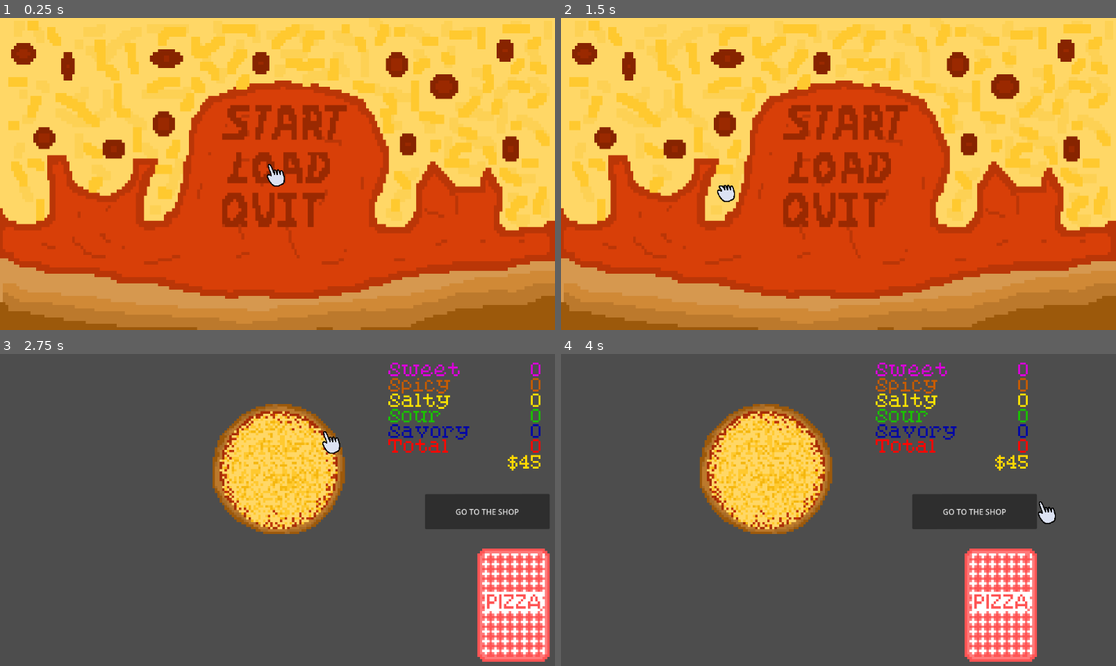
Above: before the commit, frames 1-4 (two rows, left to right).
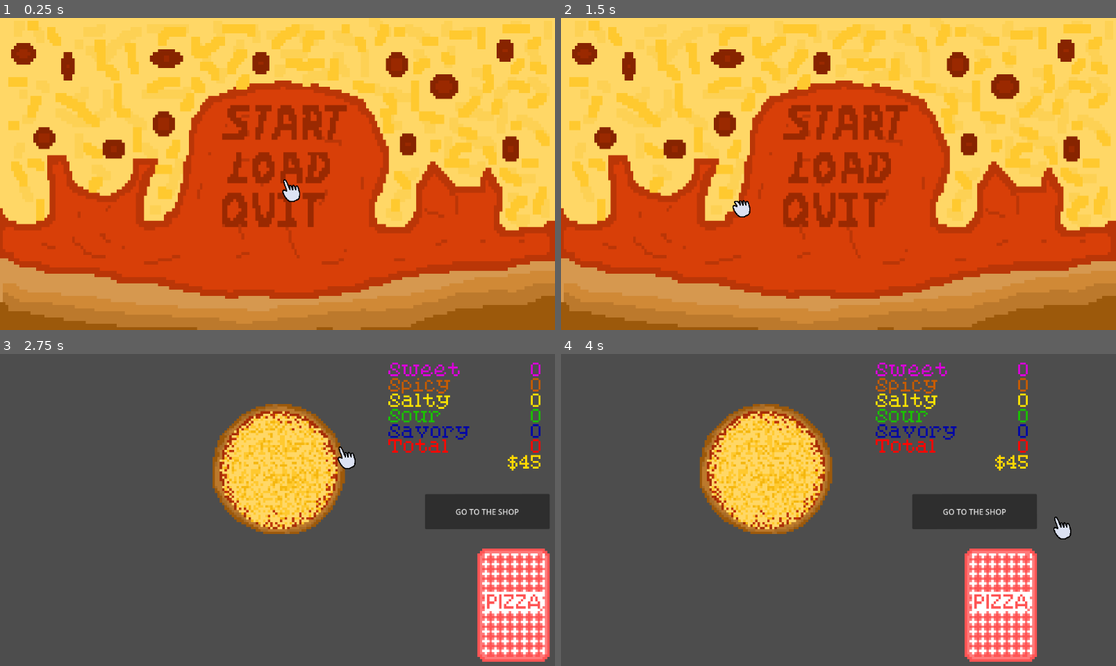
Above: after the commit, the same moments.

Repository: bstrong5923/Pizzatro
Game: Godot game, scene res://Scenes/title_screen.tscn
Two runs of this game, one before a commit and one after it. Both use one fixed random seed, a clock stepped at 60 frames per second and the inputs below.
Inputs (mouse positions are in pixels of both pictures, inside the frame that each line leads up to):
- Up to frame 1 (0.25 s): no input
- Up to frame 2 (1.5 s): tap Enter at 0.5 s; move the mouse to (960, 158) at 0.52 s; click (960, 158) at 0.67 s; tap Space at 1.25 s; move the mouse to (727, 189) at 1.27 s; click (727, 189) at 1.42 s
- Up to frame 3 (2.75 s): tap Enter at 2 s; move the mouse to (333, 441) at 2.02 s; click (333, 441) at 2.17 s
- Up to frame 4 (4 s): click "GO TO THE SHOP" at 2.75 s; click "GO TO THE GAME" at 3.5 s

The runs differ from the first frame. In frame 1, 0.3% of the frame differs, in the area x 48-55%, y 46-60%; in frame 2, 0.3%; in frame 3, 0.3%; in frame 4, 0.3%.

Commit message:
Update canvas_layer.gd

Diff:
--- a/canvas_layer.gd
+++ b/canvas_layer.gd
@@ -14,7 +14,7 @@
 	click_timer.connect("timeout", Callable(self, "_on_click_timeout"))
 	add_child(click_timer)
 	cursor_sprite.texture = default_tex
-	cursor_sprite.centered = true
+	cursor_sprite.centered = false
 
 func _notification(what):
 	if what == NOTIFICATION_WM_MOUSE_ENTER:
